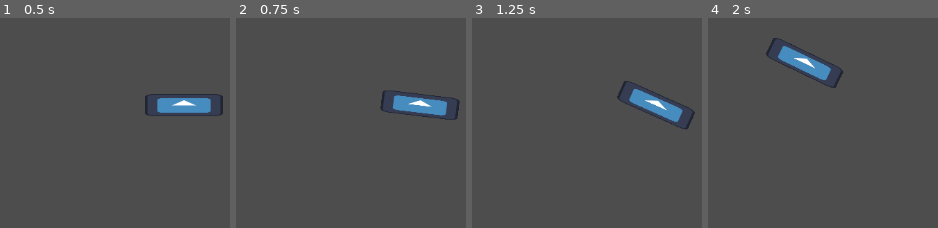
Above: before the commit, frames 1-4 (left to right).
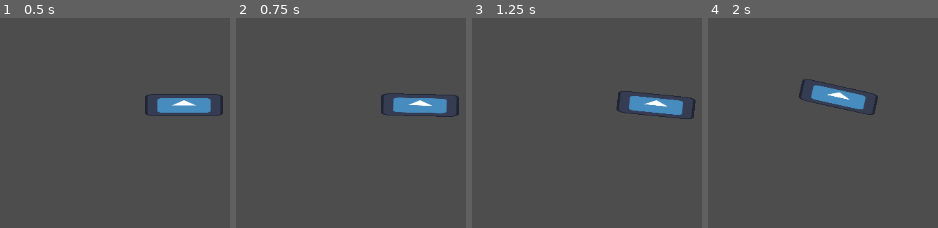
Above: after the commit, the same moments.

Repository: ZaRdEr15/2d-ship-control-simulation
Game: Godot game, scene res://main.tscn
Same seed, same stepped clock (60 frames per second), same inputs: the game is played once before the commit and once after it. The engine's default icon, where the game draws it, is replaced by a stand-in: a white triangle on a blue panel in a dark square.
Inputs:
- Up to frame 1 (0.5 s): no input
- Up to frame 2 (0.75 s): tap Enter at 0.5 s; hold Right (turn_right) from 0.53 s (still down)
- Up to frame 3 (1.25 s): keep holding Right (turn_right)
- Up to frame 4 (2 s): release Right (turn_right) at 1.28 s; hold Down (move_back) from 1.28 s (still down)

Frame 1 is identical in both runs. In frame 2, 1.0% of the frame differs, in the area x 62-98%, y 34-49%; in frame 3, 1.8%; in frame 4, 4.4%, in the area x 25-74%, y 9-47%.

Commit message:
Added acceleration/deceleration
Ship movement and turning motion now has a friction, drift and is less snappy

Diff:
--- a/Ship/ship.gd
+++ b/Ship/ship.gd
@@ -1,24 +1,58 @@
 extends CharacterBody2D
 
-@export var move_speed = 200.0
-@export var rotation_speed = 0.01
-var movement_direction = Vector2(1, 0)
+# Values for movement (can be changed in editor)
+@export var max_speed = 150.0
+@export var acceleration = 400.0
+@export var deceleration = 100.0
+@export var rotation_speed = 0.1
+@export var friction = 150.0
+@export var max_rotational_velocity = 0.8
+
+# Initial direction where ship is positioned
+var movement_direction = Vector2.RIGHT
+var last_rotation_direction = 0
+
+func _physics_process(delta):
+	# Save which input is pressed, can't allow to press both inputs at the same time
+	var propell_forward = Input.get_axis("move_back", "move_forward")
+	# Move towards where facing
+	if propell_forward: # We move in the last direction that we looked at, either in positive (forward) or negative (backwards)
+		velocity += movement_direction * propell_forward * acceleration * delta
+		velocity = velocity.limit_length(max_speed)
+	else: # Over time if no input slow down the ship
+		if velocity.length() > (friction * delta):
+			velocity -= velocity.normalized() * (deceleration * delta)
+		else: # Stop the ship when fully slowed down
+			velocity = Vector2.ZERO
 
 
-func _physics_process(delta):
-	var propell_forward = Input.get_axis("move_back", "move_forward")
-	# Move towards where facing
-	if propell_forward:
-		velocity = movement_direction * propell_forward * move_speed
+	var rotation_direction = Input.get_axis("turn_left", "turn_right")
+	# Rotate in the pressed direction (CONSTANT SPEED, IMMEDIATE STOP)
+	if rotation_direction:
+		last_rotation_direction = rotation_direction
+		rotation += rotation_direction * rotational_acceleration(rotation_speed, delta) * delta
+		movement_direction = Vector2.from_angle(rotation)
 	else:
-		velocity = Vector2(0, 0);
+		if rotation_speed > 0.1:
+			rotation += last_rotation_direction * rotational_deceleration(rotation_speed, delta) * delta
+			movement_direction = Vector2.from_angle(rotation)
+		else:
+			rotation = rotation
+			movement_direction = Vector2.from_angle(rotation)
 
-	var rotation_direction = Input.get_axis("turn_left", "turn_right")
-	if rotation_direction:
-		rotation += rotation_direction * rotation_speed
-		movement_direction = movement_direction.from_angle(rotation)
+	#print(rotation_speed)
+	move_and_slide()
 
-	print(rotation_degrees)
-	print(movement_direction)
 
-	move_and_slide()
+func rotational_acceleration(curr_vel, delta):
+	if curr_vel > max_rotational_velocity:
+		return max_rotational_velocity
+	else:
+		rotation_speed = curr_vel + rotation_speed * delta
+		#print(rotation_speed)
+		return curr_vel
+
+func rotational_deceleration(curr_vel, delta):
+	rotation_speed = curr_vel - rotation_speed * delta
+	print(rotation_speed)
+	return curr_vel
